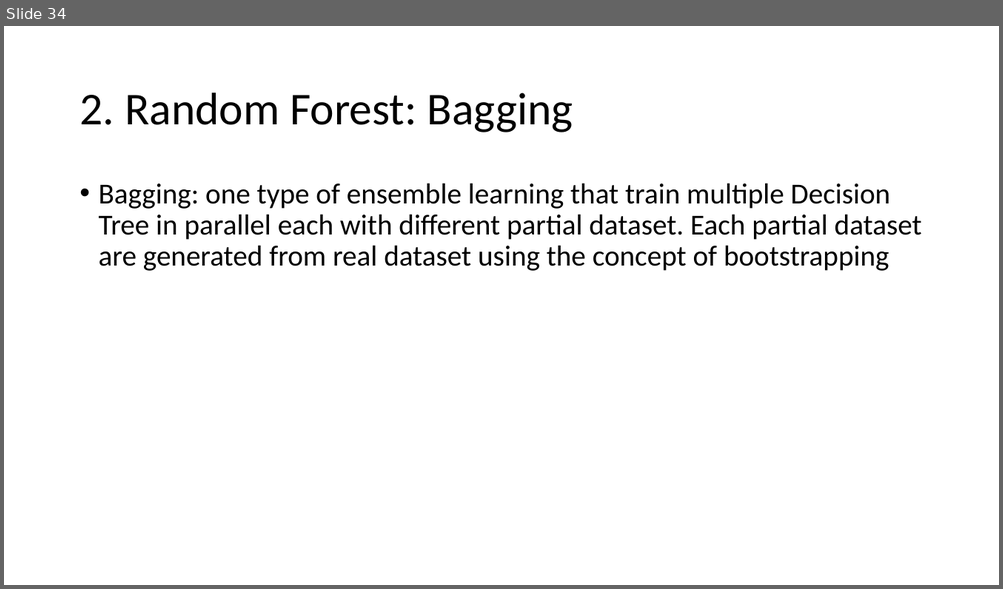
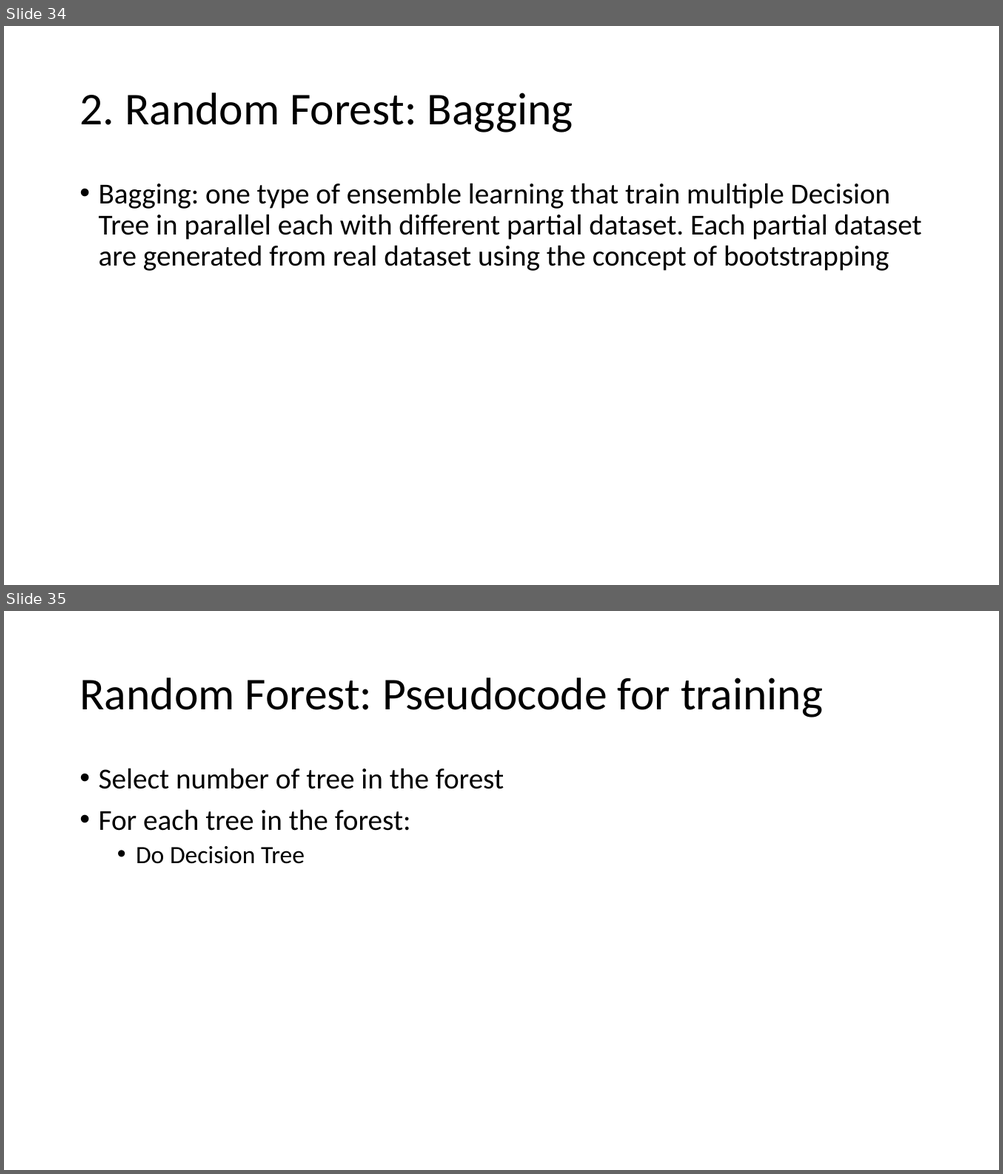
Before and after one commit to gucino/Machine-Learning, a slide deck: Decision_tree_and_Random_forest.pptx. Shown one above the other, each under a label of ours: slide 34 before the commit, slides 34 and 35 after it. The pictures are 1003x589 and 1003x1174 pixels, drawn with LibreOffice and Linux fonts; fonts in the diff are those of the drawing. Boxes give left, top, right and bottom in pixels: in the first picture for what was removed or moved away, otherwise in the second. Text is boxed around its words. In the diff, an @@ line names an element or a change of style, - is before the commit and + after.

```diff
--- a/Decision_tree_and_Random_forest.pptx
+++ b/Decision_tree_and_Random_forest.pptx
@@ slide 35 added at (4,611,999,1170), background #000000 @@
@@ title added at (79,678,822,718), 44 pt, text #FFFFFF @@
+Random Forest: Pseudocode for training
@@ text added at (99,768,504,864), 28 pt, text #FFFFFF @@
+• Select number of tree in the forest
+• For each tree in the forest:
+  • Do Decision Tree
```
Also in this commit, not shown: 1 slide changed, 1 other slide added.
